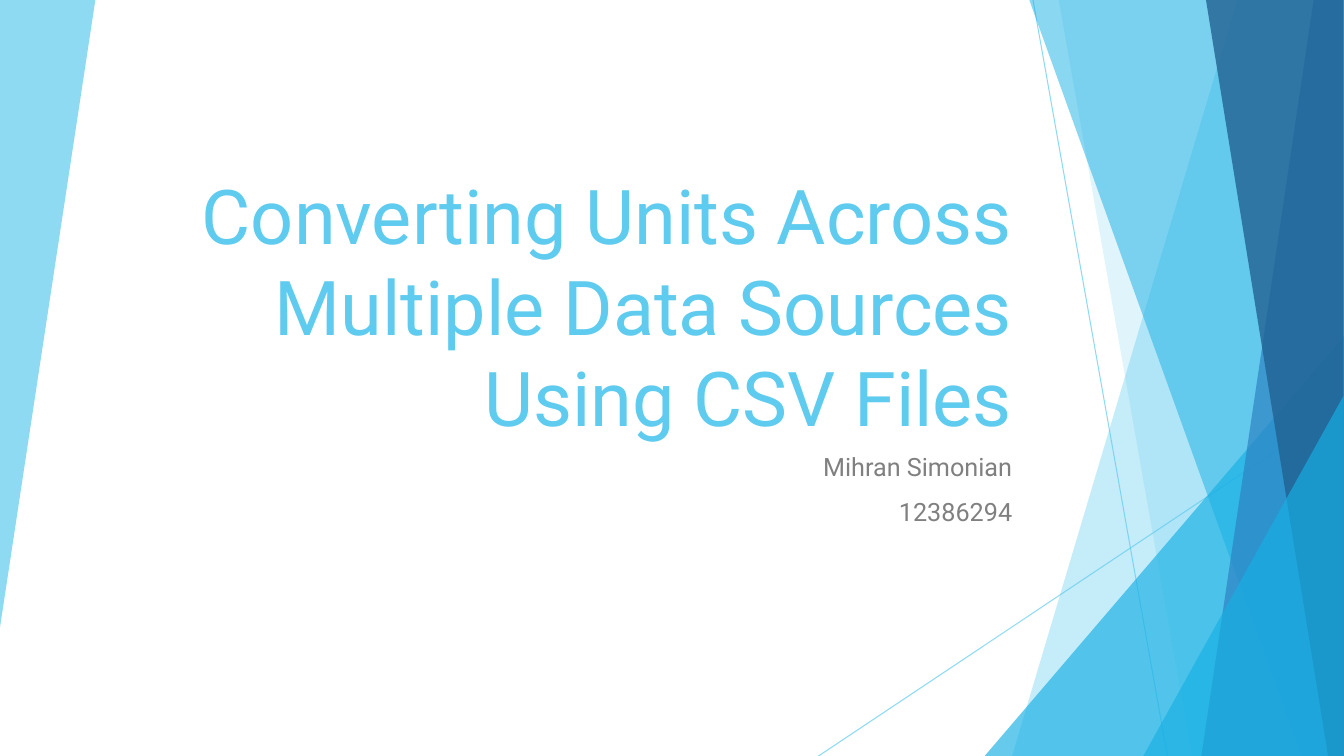
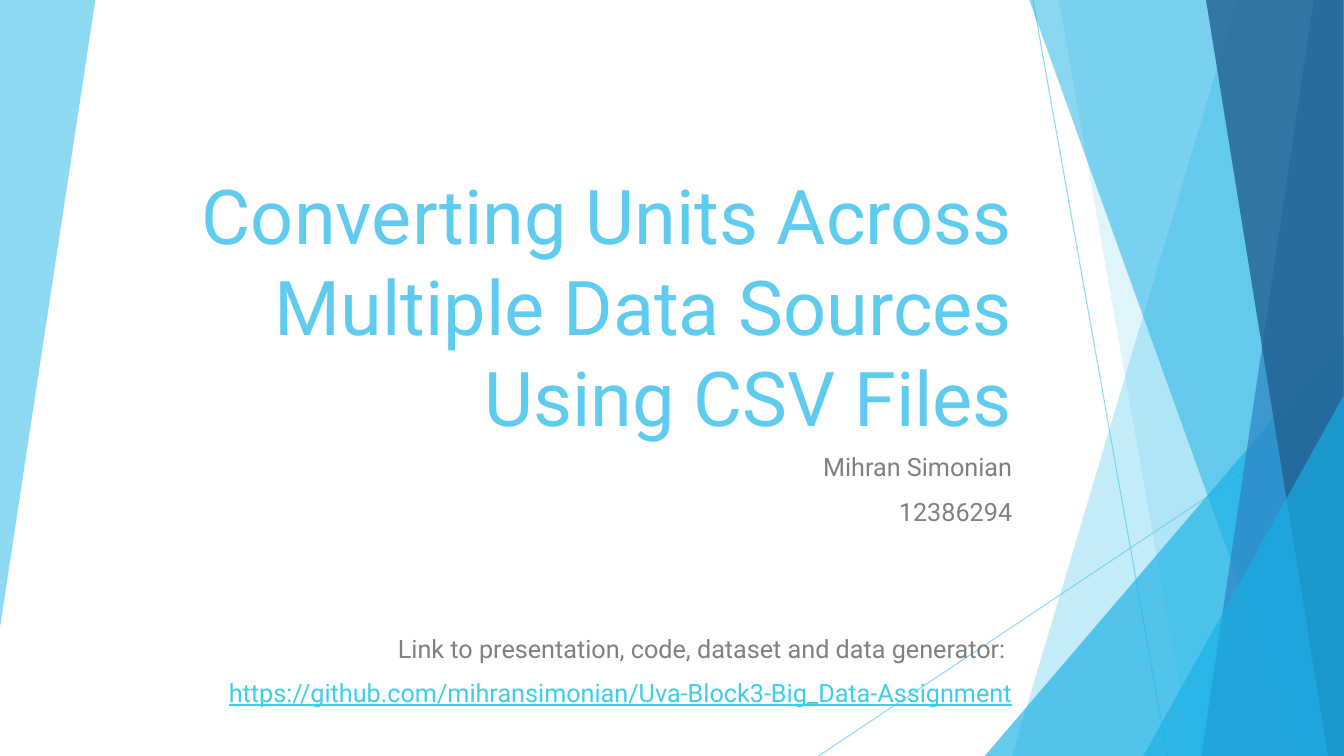
Before and after one commit to mihransimonian/Uva-Block3-Big_Data-Assignment, a slide deck: slide 1 of Presentation/Converting Units Across Multiple Data Sources Using CSV.pptx. Drawn at 1344x756 pixels with LibreOffice and Linux fonts; fonts in the diff are those of the drawing. Boxes give left, top, right and bottom in pixels: in the first picture for what was removed or moved away, otherwise in the second. Text is boxed around its words. In the diff, an @@ line names an element or a change of style, - is before the commit and + after.

```diff
--- a/Presentation/Converting Units Across Multiple Data Sources Using CSV.pptx
+++ b/Presentation/Converting Units Across Multiple Data Sources Using CSV.pptx
@@ text added at (x1=229, y1=635, x2=1012, y2=708), 18 pt, text #3FCDE7, underline @@
+Link to presentation, code, dataset and data generator:
+https://github.com/mihransimonian/Uva-Block3-Big_Data-Assignment
```
Also in this commit, not shown: 4 other slides changed, 1 slide added, 2 other files.
